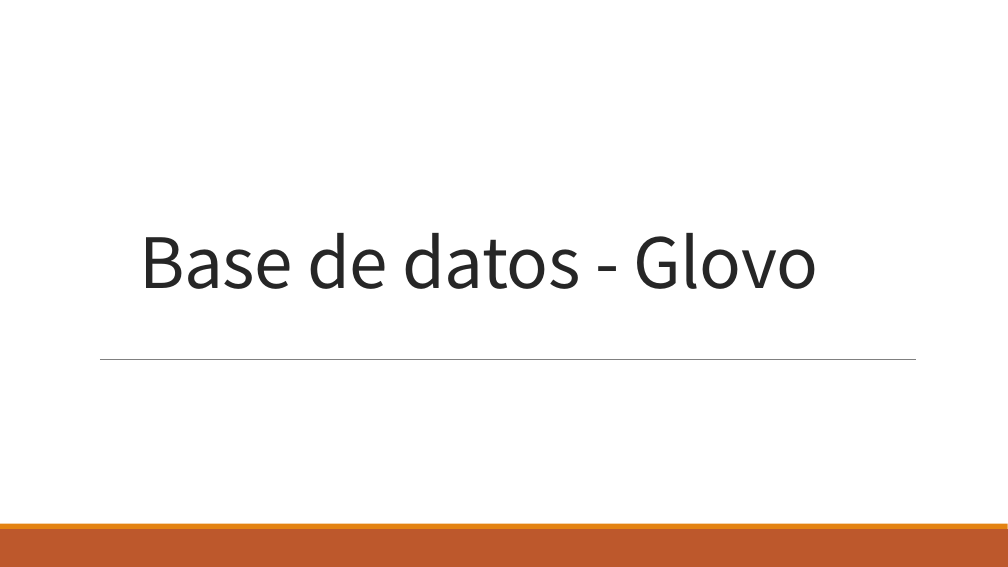
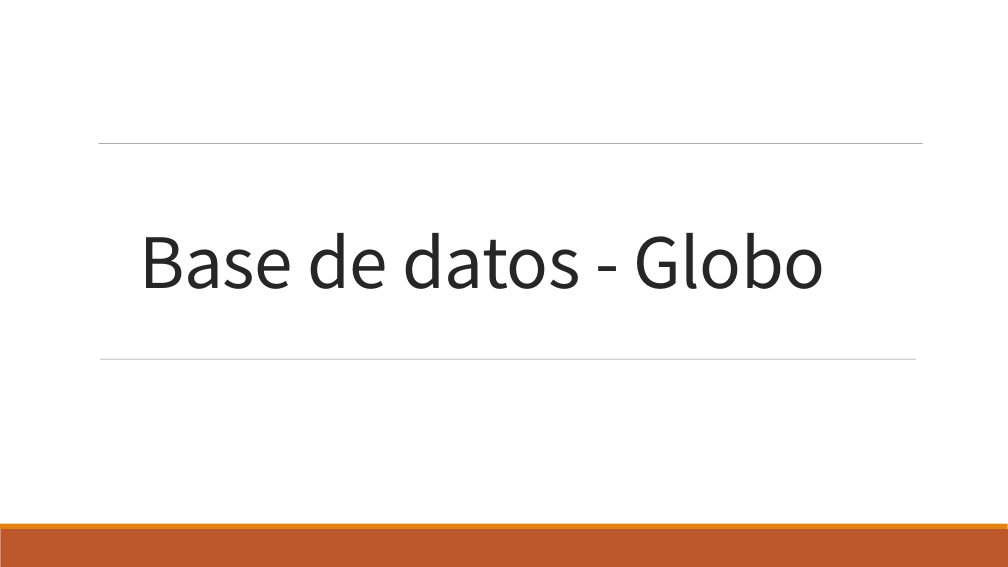
Before and after one commit to Miranda-03/Meltdown-IPM, a slide deck: slide 1 of MongoDB - Glovo/powerPoint.pptx. Drawn at 1008x567 pixels with LibreOffice and Linux fonts; fonts in the diff are those of the drawing. Boxes give left, top, right and bottom in pixels: in the first picture for what was removed or moved away, otherwise in the second. Text is boxed around its words. In the diff, an @@ line names an element or a change of style, - is before the commit and + after.

```diff
--- a/MongoDB - Glovo/powerPoint.pptx
+++ b/MongoDB - Glovo/powerPoint.pptx
@@ line added from (99, 144) to (923, 144), #808080 0.51 pt @@
@@ text at (139,233,825,289): text changed @@
-Base de datos - Glovo
+Base de datos - Globo
@@ line (100, 359) - (917, 359): stroke #808080 0.5 pt to #808080 0.51 pt @@
```
Also in this commit, not shown: 10 other slides changed.
